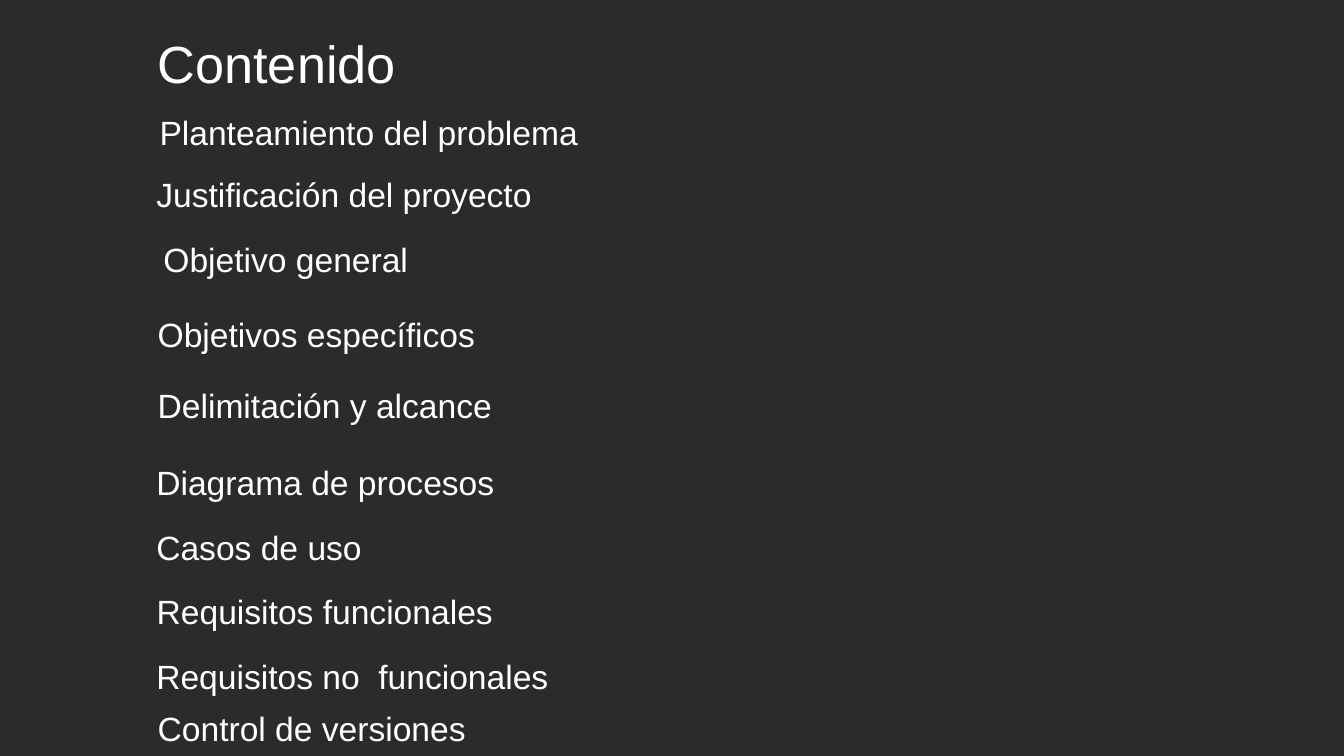
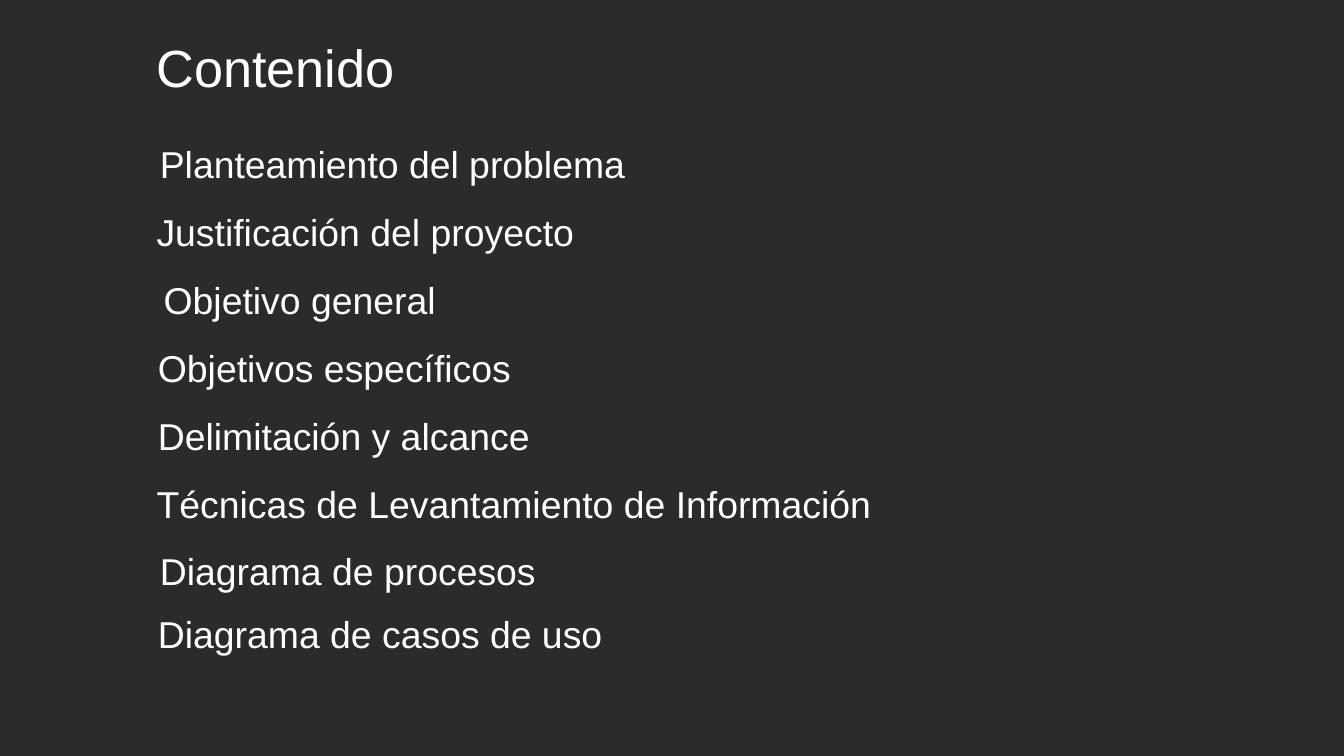
Before and after one commit to LauraV8/ProyectoSena1Tri, a slide deck: slide 2 of Presentación Proyecto.pptx. Drawn at 1344x756 pixels with LibreOffice and Linux fonts; fonts in the diff are those of the drawing; background and template pictures are left out; a plain dark background stands for a picture behind light text. Boxes give left, top, right and bottom in pixels: in the first picture for what was removed or moved away, otherwise in the second. Text is boxed around its words. In the diff, an @@ line names an element or a change of style, - is before the commit and + after.

```diff
--- a/Presentación Proyecto.pptx
+++ b/Presentación Proyecto.pptx
@@ text "Contenido": place and size @@
-text "Contenido" at (158,45,396,84)
+text "Contenido" at (157,49,395,88)
@@ text "Planteamiento del problema": place and size @@
-text "Planteamiento del problema" at (160,120,578,151)
+text "Planteamiento del problema" at (160,151,625,186)
@@ text "Justificación del proyecto": place and size @@
-text "Justificación del proyecto" at (156,182,532,213)
+text "Justificación del proyecto" at (157,218,574,254)
@@ text "Objetivo general": place and size @@
-text "Objetivo general" at (163,247,408,278)
+text "Objetivo general" at (164,287,436,322)
@@ text "Objetivos específicos": place and size @@
-text "Objetivos específicos" at (158,322,475,353)
+text "Objetivos específicos" at (158,354,511,389)
@@ text "Delimitación y alcance": place and size @@
-text "Delimitación y alcance" at (158,393,492,425)
+text "Delimitación y alcance" at (158,422,530,457)
@@ text added at (157,490,871,519), 20 pt, text #FFFFFF @@
+Técnicas de Levantamiento de Información
@@ size 18 to 20 pt in 6 elements at (158,422,530,457), (158,354,511,389), (160,151,625,186), (164,287,436,322), (157,218,574,254), (160,558,536,593) @@
@@ text "Diagrama de procesos": place and size @@
-text "Diagrama de procesos" at (156,470,494,501)
+text "Diagrama de procesos" at (160,558,536,593)
@@ text removed at (157,599,493,630) @@
-Requisitos funcionales
@@ text at (158,621,602,655): text changed; size 18 to 20 pt @@
-Casos de uso
+Diagrama de casos de uso
@@ text removed at (156,664,548,695) @@
-Requisitos no funcionales
@@ text removed at (158,716,466,742) @@
-Control de versiones
```
Also in this commit, not shown: 8 other slides changed, 3 slides added, 1 slide removed, 2 other files.
